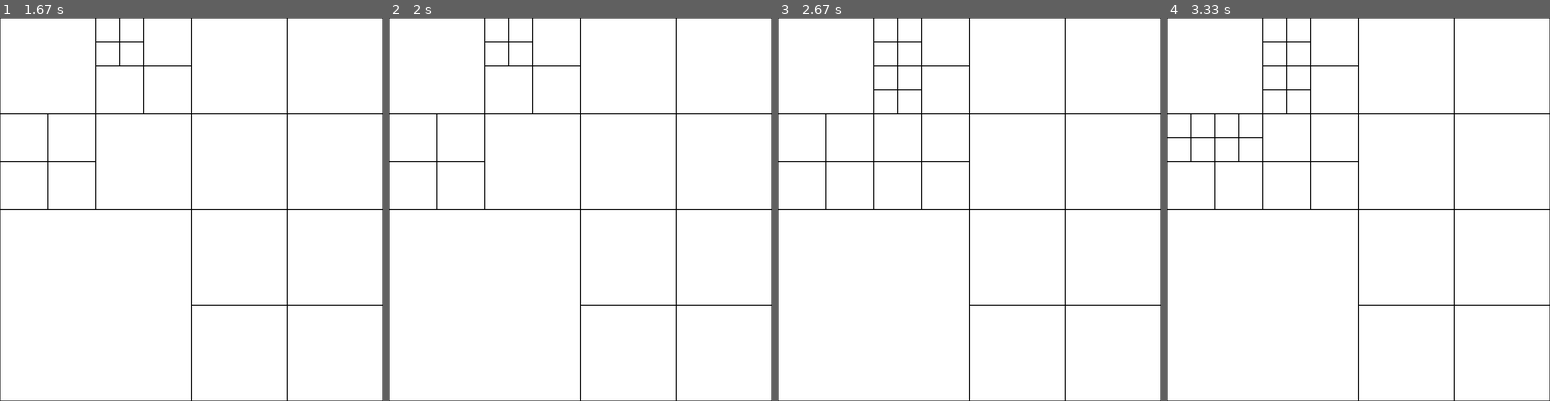
Above: before the commit, frames 1-4 (left to right).
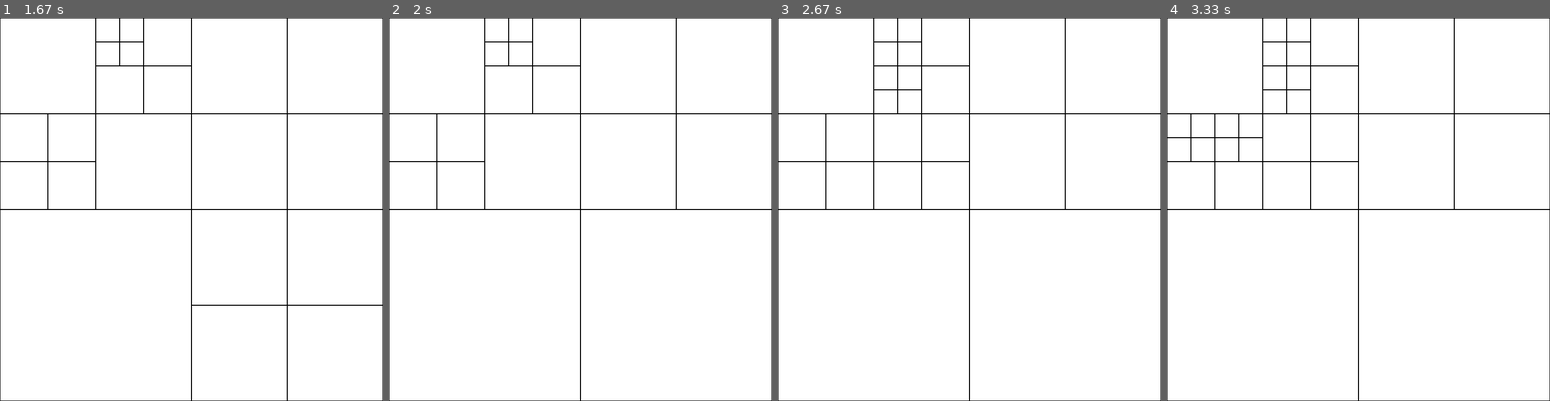
Above: after the commit, the same moments.

Repository: dannystaple/PythonSubdivision
Game: pygame game, started from pygame_subdiv.py
Same seed, same stepped clock (60 frames per second), same inputs: the game is played once before the commit and once after it. The source is Python 2; it was converted automatically to run under Python 3.
Inputs (mouse positions are in pixels of both pictures, inside the frame that each line leads up to):
- Up to frame 1 (1.67 s): click (191, 209) at 0.43 s; click (72, 152) at 0.8 s; click (248, 75) at 1.23 s; move the mouse to (195, 251) at 1.57 s
- Up to frame 2 (2 s): right-click (584, 251) at 1.7 s; move the mouse to (569, 144) at 1.97 s
- Up to frame 3 (2.67 s): click (958, 144) at 2.1 s; click (908, 83) at 2.5 s
- Up to frame 4 (3.33 s): click (1212, 125) at 2.9 s; click (1239, 159) at 3.3 s

Frame 1 is identical in both runs. In frame 2, 0.3% of the frame differs, in the area x 50-100%, y 50-100%; in frame 3, 0.3%; in frame 4, 0.3%.

Commit message:
Node structure ditched for simpler list of lists style system. Less code. However - incompatible with the old files.

Diff:
--- a/pygame_subdiv.py
+++ b/pygame_subdiv.py
@@ -5,50 +5,35 @@
 white = 0xff, 0xff, 0xff
 
 
-class Node:
-    def __init__(self):
-        self._subNodes = None
-
-    def subDivide(self):
-        self._subNodes = [Node(), Node(), Node(), Node()]
-
-    def subNodes(self):
-        return self._subNodes
-
-    def clearSubNodes(self):
-        self._subNodes = None
+def subdivide():
+    return [[], [], [], []]
 
 
-class Tree:
-    def __init__(self):
-        self._root = Node()
-
-    def getRoot(self):
-        """Get the tree root"""
-        return self._root
-
-
-def test_tree(root):
-    root.subDivide()
-    sn0 = root.subNodes()[0]
-    sn0.subDivide()
-    sn1 = sn0.subNodes()[1]
-    sn1.subDivide()
-    sn2 = sn1.subNodes()[0]
-    sn2.subDivide()
+def test_tree():
+    tree = subdivide()
+    tree[0] = subdivide()
+    tree[0][1] = subdivide()
+    tree[0][1][0] = subdivide()
+    return tree
 
 
 class Game:
+    _tree = []
+    _lastChanged = None
+    _squares = None
+    _file_name = None
+    _screen = None
+
     def __init__(self):
         self._reset()
         self._width, self._height = 768, 768
-        test_tree(self._tree.getRoot())
+        self._tree = test_tree()
 
     def _reset(self):
         self._lastChanged = None
-        self._tree = Tree()
+        self._tree = []
         self._squares = None
-        self._fileName = "test.tree"
+        self._file_name = "test.tree"
 
     def run(self):
         self._init_screen()
@@ -57,8 +42,10 @@
         while True:
             for event in pygame.event.get():
                 if event.type == pygame.QUIT: sys.exit()
-                if event.type == pygame.MOUSEBUTTONDOWN: self.handle_click_at(pygame.mouse.get_pos(), event.button)
-                if event.type == pygame.KEYDOWN: self.handle_key(event.key)
+                if event.type == pygame.MOUSEBUTTONDOWN:
+                    self.handle_click_at(pygame.mouse.get_pos(), event.button)
+                if event.type == pygame.KEYDOWN:
+                    self.handle_key(event.key)
             self._update_display()
             time.sleep(0.1)
 
@@ -72,19 +59,18 @@
         """Convert a tree of nodes to squares.
         Each node will result in 4 subdivisions."""
 
-        def _get_squares_for_node(node, x, y, width, height):
+        def _get_squares_for_node(sub_nodes, x, y, width, height):
             hwidth = width / 2
             hheight = height / 2
-            subNodes = node.subNodes()
-            if hwidth >= 1 and hheight >= 1 and subNodes:
-                return (_get_squares_for_node(subNodes[0], x, y, hwidth, hheight) +
-                        _get_squares_for_node(subNodes[1], x + hwidth, y, hwidth, hheight) +
-                        _get_squares_for_node(subNodes[2], x, y + hheight, hwidth, hheight) +
-                        _get_squares_for_node(subNodes[3], x + hwidth, y + hheight, hwidth, hheight))
+            if hwidth >= 1 and hheight >= 1 and sub_nodes:
+                return (_get_squares_for_node(sub_nodes[0], x, y, hwidth, hheight) +
+                        _get_squares_for_node(sub_nodes[1], x + hwidth, y, hwidth, hheight) +
+                        _get_squares_for_node(sub_nodes[2], x, y + hheight, hwidth, hheight) +
+                        _get_squares_for_node(sub_nodes[3], x + hwidth, y + hheight, hwidth, hheight))
             else:
                 return [[x, y, width, height]]
 
-        self._squares = _get_squares_for_node(self._tree.getRoot(), 0, 0, self._width, self._height)
+        self._squares = _get_squares_for_node(self._tree, 0, 0, self._width, self._height)
 
     def _update_display(self):
         self._screen.fill(white)
@@ -95,20 +81,20 @@
 
     def load_file(self, filename):
         self._lastChanged = None
-        self._fileName = filename
+        self._file_name = filename
         with open(filename) as fp:
             self._tree = pickle.load(fp)
         self._tree_to_squares()
-        print "Loaded file %s" % self._fileName
+        print "Loaded file %s" % self._file_name
 
     def save_file(self):
-        print "Writing file %s" % self._fileName
-        with open(self._fileName, "w") as fp:
+        print "Writing file %s" % self._file_name
+        with open(self._file_name, "w") as fp:
             pickle.dump(self._tree, fp)
 
     def handle_key(self, key):
         """Handle keypresses"""
-        key = key & 0xff
+        key &= 0xff
         print "Handling key '" + chr(key) + "'"
         if chr(key) == 'q':
             sys.exit()
@@ -128,38 +114,38 @@
         """Given a click at an x,y tuple (pos) it should subdivide the node it landed on"""
         x, y = pos
         node = None
-        newNode = self._tree.getRoot()
+        new_node = self._tree
         sx = 0
         sy = 0
         w = self._width
         h = self._height
-        while newNode != node and w > 1 and h > 1 and newNode.subNodes():
-            node = newNode
+        while new_node != node and w > 1 and h > 1 and new_node:
+            node = new_node
             w /= 2
             h /= 2
             if x < (sx + w):
                 if y < (sy + h):
                     print "Using first sn"
-                    newNode = node.subNodes()[0]
+                    new_node = node[0]
                 else:
                     print "Using 3rd sn"
                     sy += h
-                    newNode = node.subNodes()[2]
+                    new_node = node[2]
             else:
                 sx += w
                 if y < (sy + h):
                     print "Using 2nd sn"
-                    newNode = node.subNodes()[1]
+                    new_node = node[1]
                 else:
                     print "Using 4th sn"
                     sy += h
-                    newNode = node.subNodes()[3]
+                    new_node = node[3]
         if button == 1:
-            newNode.subDivide()
-            self._lastChanged = newNode
+            new_node.extend(subdivide())
+            self._lastChanged = new_node
             self._tree_to_squares()
-        if button == 2:
-            node.clearSubNodes()
+        if button == 3:
+            node[:] = []
             self._tree_to_squares()
 
 
